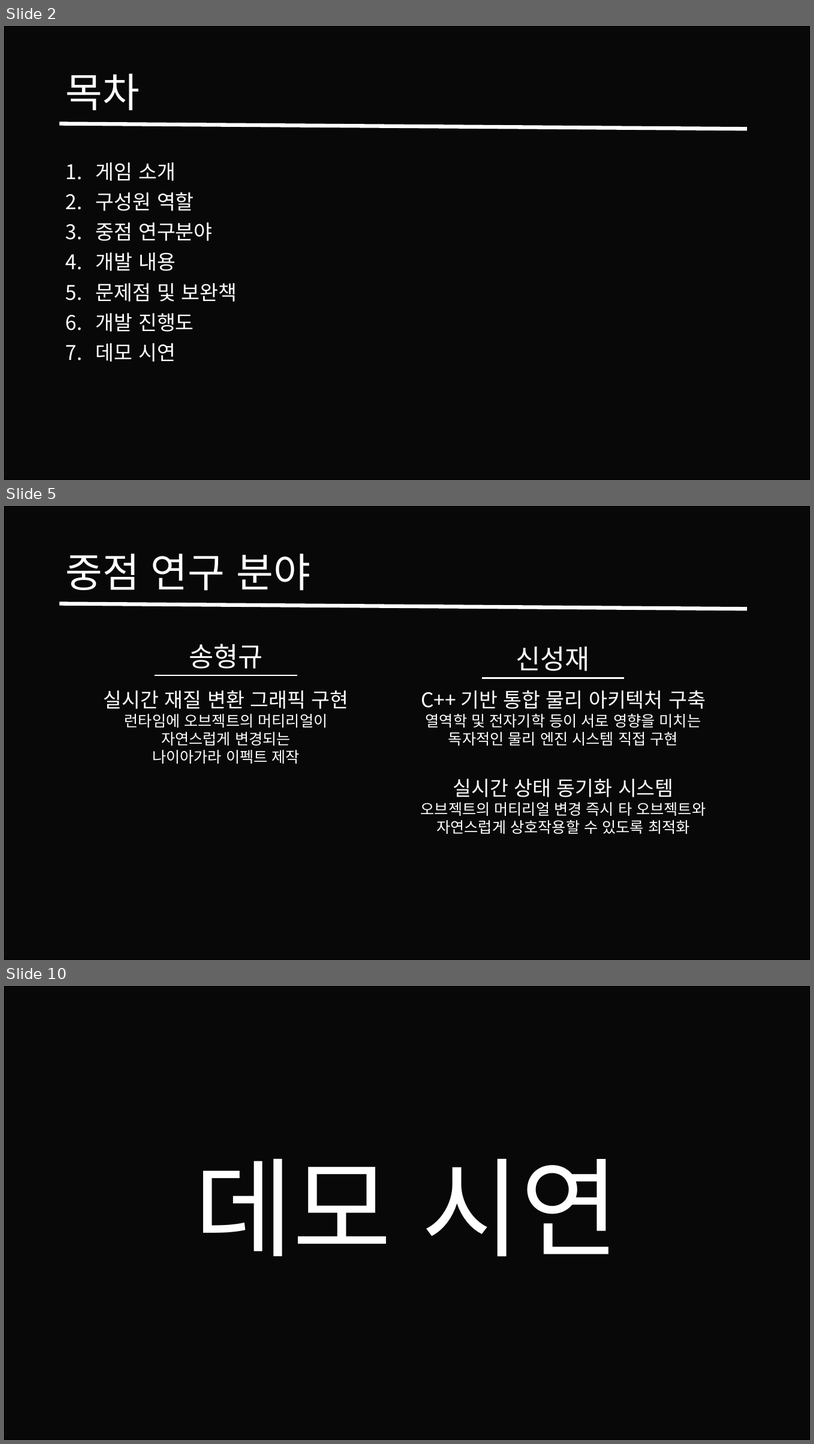
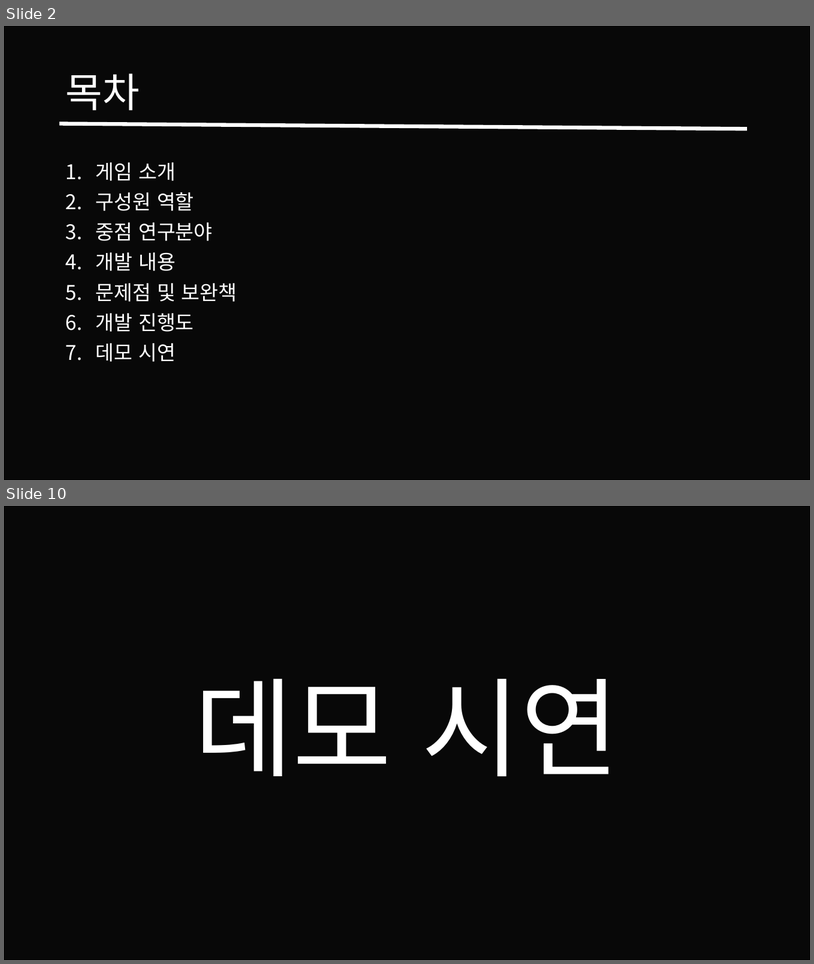
Before and after one commit to Theredhawksings/material, a slide deck: Weekly_Log/HG/프로젝트오푸스_송형규_신성재_중간발표.pptx. Shown one above the other, each under a label of ours: slides 2, 5 and 10 before the commit, slides 2 and 10 after it; the slides between them are not shown. The pictures are 814x1444 and 814x964 pixels, drawn with LibreOffice and Linux fonts; fonts in the diff are those of the drawing; background and template pictures are left out; a plain dark background stands for a picture behind light text. Boxes give left, top, right and bottom in pixels: in the first picture for what was removed or moved away, otherwise in the second. Text is boxed around its words. In the diff, an @@ line names an element or a change of style, - is before the commit and + after.

Commit message:
송형규_30주차_작업일지

```diff
--- a/Weekly_Log/HG/프로젝트오푸스_송형규_신성재_중간발표.pptx
+++ b/Weekly_Log/HG/프로젝트오푸스_송형규_신성재_중간발표.pptx
@@ slide 5 removed at (4, 506, 810, 960), background picture (left out) @@
@@ rectangle removed at (4, 506, 810, 960) @@
@@ title removed at (65, 553, 311, 591) @@
-중점 연구 분야
@@ line removed from (60, 603) to (747, 609) @@
@@ text removed at (189, 643, 263, 669) @@
-송형규
@@ text removed at (516, 646, 590, 671) @@
-신성재
@@ line removed from (155, 675) to (297, 675) @@
@@ line removed from (482, 678) to (624, 678) @@
@@ text removed at (104, 690, 349, 763) @@
-실시간 재질 변환 그래픽 구현
-런타임에 오브젝트의 머티리얼이
-자연스럽게 변경되는
-나이아가라 이펙트 제작
@@ text removed at (421, 690, 706, 745) @@
-C++ 기반 통합 물리 아키텍처 구축
-열역학 및 전자기학 등이 서로 영향을 미치는
-독자적인 물리 엔진 시스템 직접 구현
@@ text removed at (421, 778, 706, 834) @@
-실시간 상태 동기화 시스템
-오브젝트의 머티리얼 변경 즉시 타 오브젝트와
-자연스럽게 상호작용할 수 있도록 최적화
```
Also in this commit, not shown: 5 slides changed, 2 slides added, 2 other slides removed, 1 other file.
